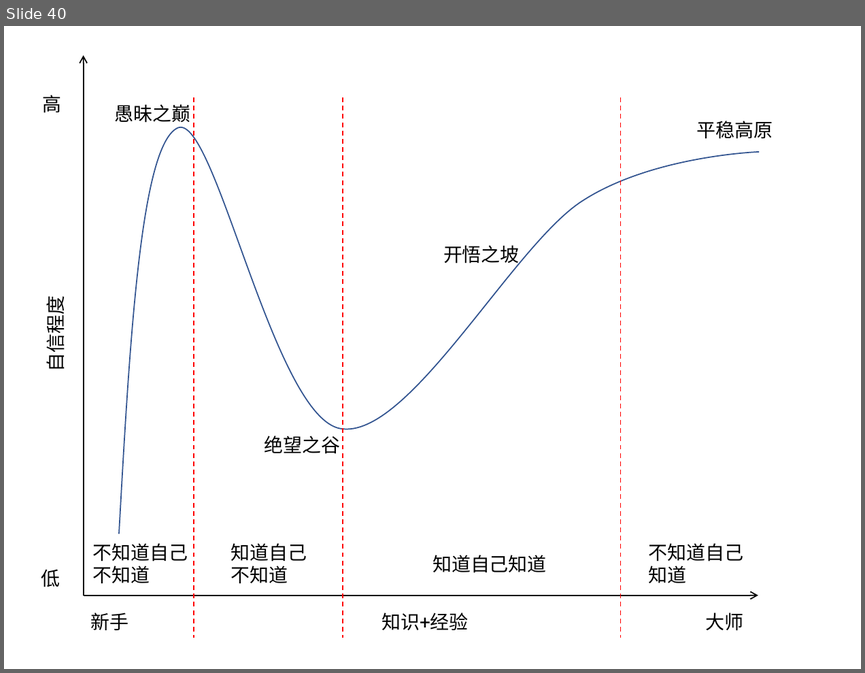
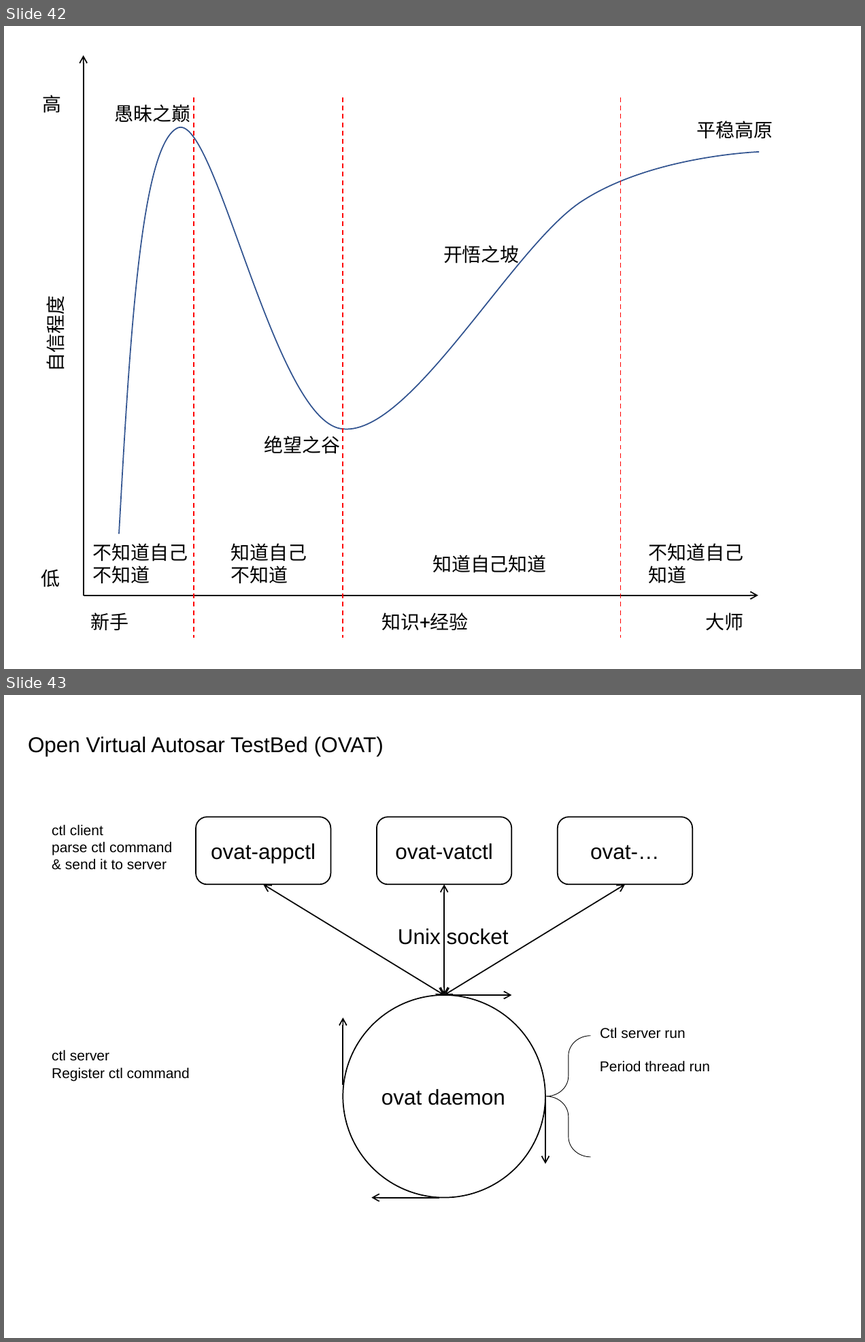
Before and after one commit to movetobe/xxx, a slide deck: xxx.pptx. Shown one above the other, each under a label of ours: slide 40 before the commit, slides 42 and 43 after it. The pictures are 865x673 and 865x1342 pixels, drawn with LibreOffice and Linux fonts; fonts in the diff are those of the drawing. Boxes give left, top, right and bottom in pixels: in the first picture for what was removed or moved away, otherwise in the second. Text is boxed around its words. In the diff, an @@ line names an element or a change of style, - is before the commit and + after.

```diff
--- a/xxx.pptx
+++ b/xxx.pptx
@@ slide 43 added at (x1=4, y1=695, x2=861, y2=1338), background #FFFFFF @@
@@ text added at (x1=28, y1=736, x2=383, y2=756), 18 pt, text #000000 @@
+Open Virtual Autosar TestBed (OVAT)
@@ rounded rectangle added at (x1=196, y1=817, x2=330, y2=884), outline #000000 1 pt, 18 pt, text #000000 @@
+ovat-appctl
@@ rounded rectangle added at (x1=377, y1=817, x2=511, y2=884), outline #000000 1 pt, 18 pt, text #000000 @@
+ovat-vatctl
@@ rounded rectangle added at (x1=558, y1=817, x2=692, y2=884), outline #000000 1 pt, 18 pt, text #000000 @@
+ovat-…
@@ text added at (x1=52, y1=824, x2=172, y2=870), 12 pt, text #000000 @@
+ctl client
+parse ctl command
+& send it to server
@@ double arrow added from (264, 884) to (445, 995), #000000 1 pt @@
@@ double arrow added from (445, 884) to (445, 995), #000000 1 pt @@
@@ double arrow added from (626, 884) to (445, 995), #000000 1 pt @@
@@ text added at (x1=398, y1=928, x2=509, y2=945), 18 pt, text #000000 @@
+Unix socket
@@ ellipse added at (x1=343, y1=995, x2=545, y2=1197), outline #000000 1 pt @@
@@ arrow added from (445, 995) to (511, 995), #000000 1 pt @@
@@ arrow added from (343, 1085) to (343, 1017), #000000 1 pt @@
@@ left brace added at (x1=547, y1=1035, x2=591, y2=1156), outline #000000 0.5 pt @@
@@ text added at (x1=600, y1=1027, x2=685, y2=1038), 12 pt, text #000000 @@
+Ctl server run
@@ text added at (x1=52, y1=1049, x2=190, y2=1081), 12 pt, text #000000 @@
+ctl server
+Register ctl command
@@ text added at (x1=600, y1=1060, x2=710, y2=1072), 12 pt, text #000000 @@
+Period thread run
@@ text added at (x1=381, y1=1089, x2=505, y2=1105), 18 pt, text #000000 @@
+ovat daemon
@@ arrow added from (545, 1096) to (545, 1164), #000000 1 pt @@
@@ arrow added from (439, 1197) to (372, 1197), #000000 1 pt @@
@@ what was slide 40 is now slide 42 @@
```
Also in this commit, not shown: 6 slides changed, 10 other slides added, 3 slides removed, 19 other files.
